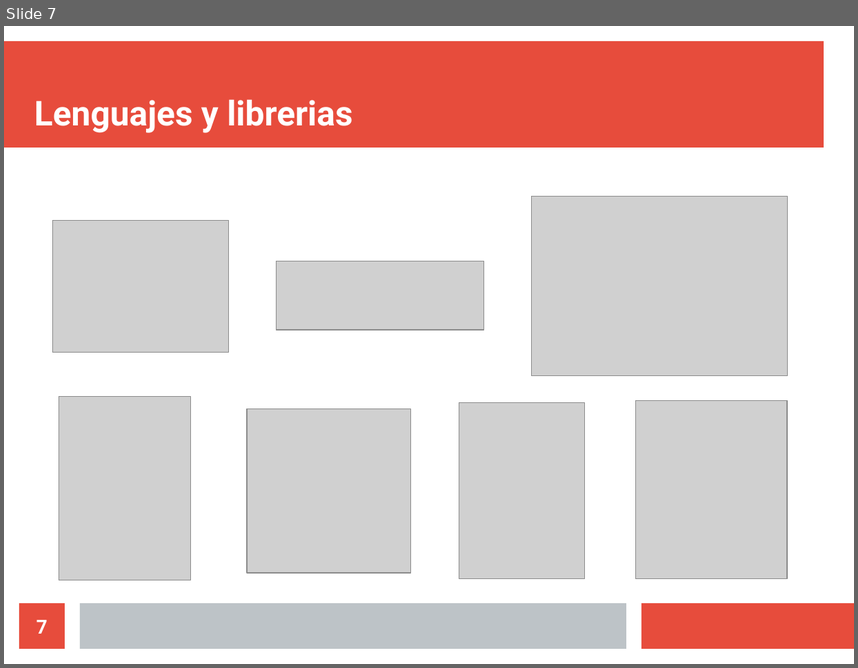
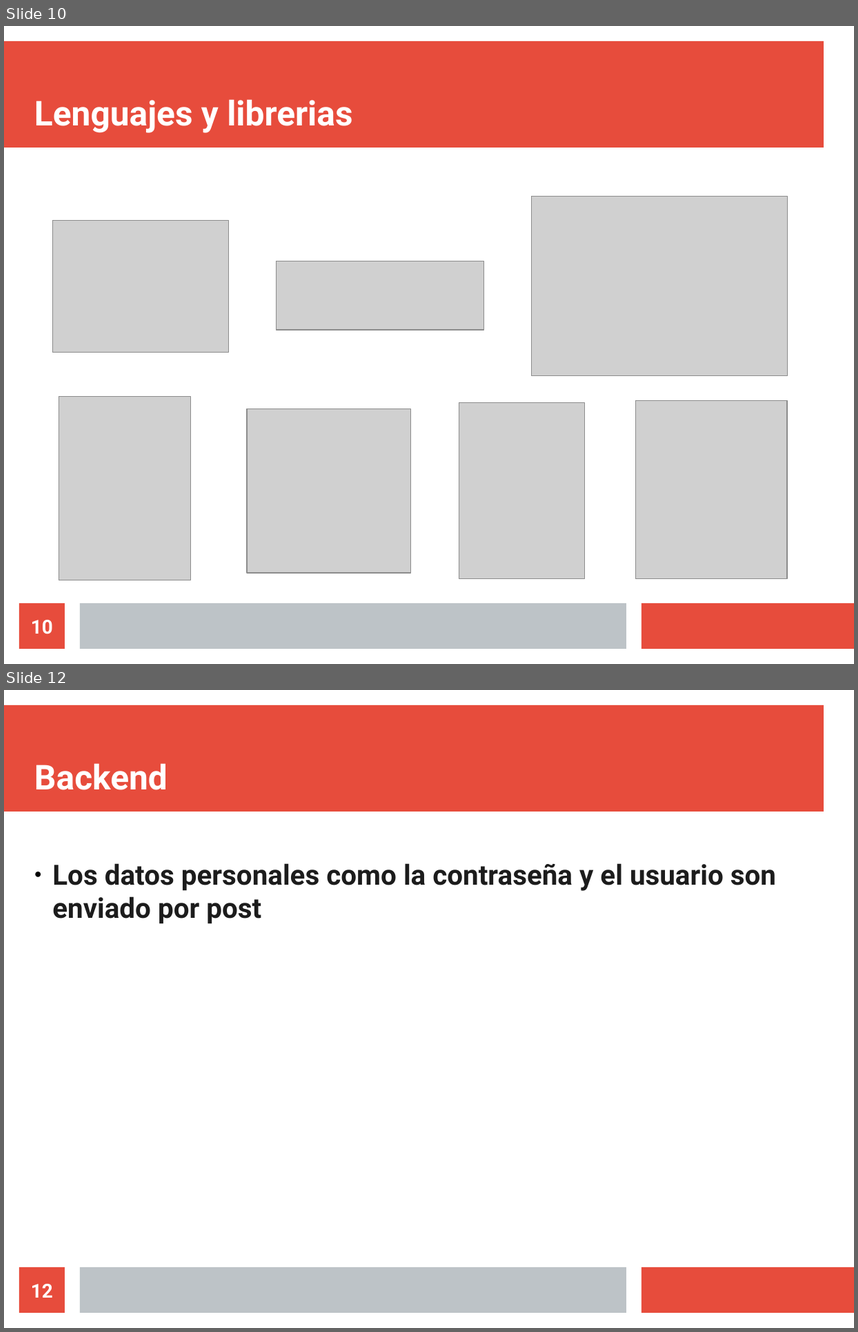
Before and after one commit to Ryksu/seriefilos, a slide deck: presentacion.odp. Shown one above the other, each under a label of ours: slide 7 before the commit, slides 10 and 12 after it; the slides between them are not shown. The pictures are 858x668 and 858x1332 pixels, drawn with LibreOffice and Linux fonts; fonts in the diff are those of the drawing; grey boxes stand for pictures. Boxes give left, top, right and bottom in pixels: in the first picture for what was removed or moved away, otherwise in the second. Text is boxed around its words. In the diff, an @@ line names an element or a change of style, - is before the commit and + after.

```diff
--- a/presentacion.odp
+++ b/presentacion.odp
@@ slide 12 added at bbox=[4, 690, 854, 1328], background #FFFFFF; not listed: 3 template elements that a slide beside it also shows @@
@@ title added at bbox=[34, 763, 168, 790], 32 pt, text #FFFFFF, bold @@
+Backend
@@ text added at bbox=[52, 863, 776, 924], 26 pt, text #1C1C1C, bold @@
+● Los datos personales como la contraseña y el usuario son enviado por post
@@ page number added at bbox=[19, 1267, 65, 1312], fill #E74C3C, 18 pt, text #FFFFFF, bold @@
+12
@@ what was slide 7 is now slide 10 @@
@@ page number at bbox=[31, 619, 53, 634]: text changed @@
-7
+10
```
Also in this commit, not shown: 4 other slides added, 4 other files.
